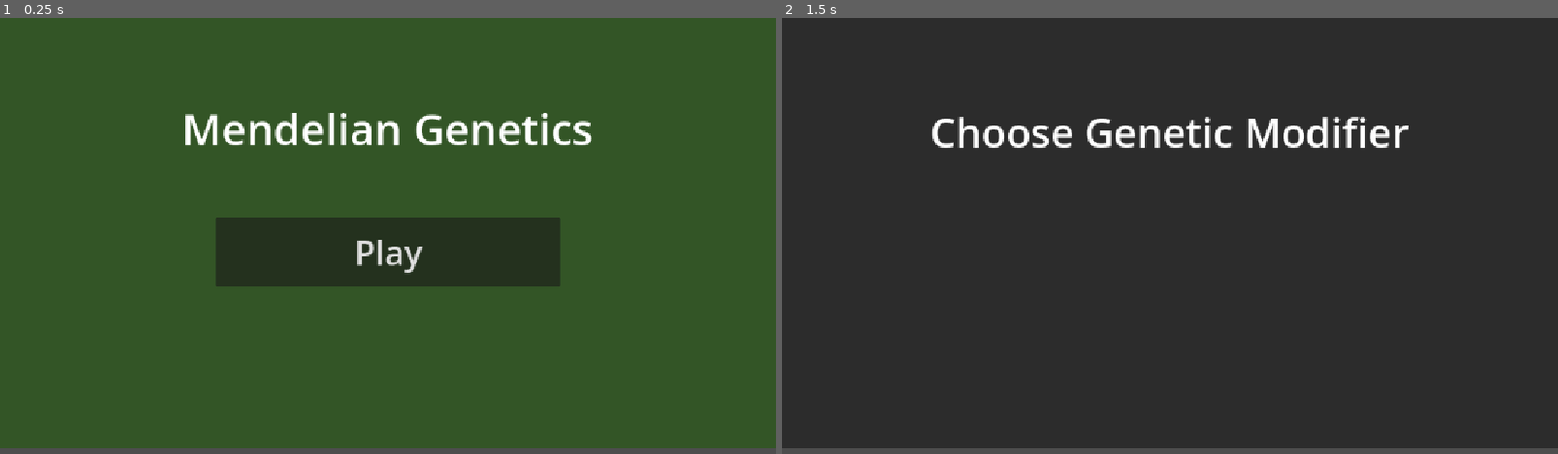
Above: before the commit, frames 1-2 (left to right).
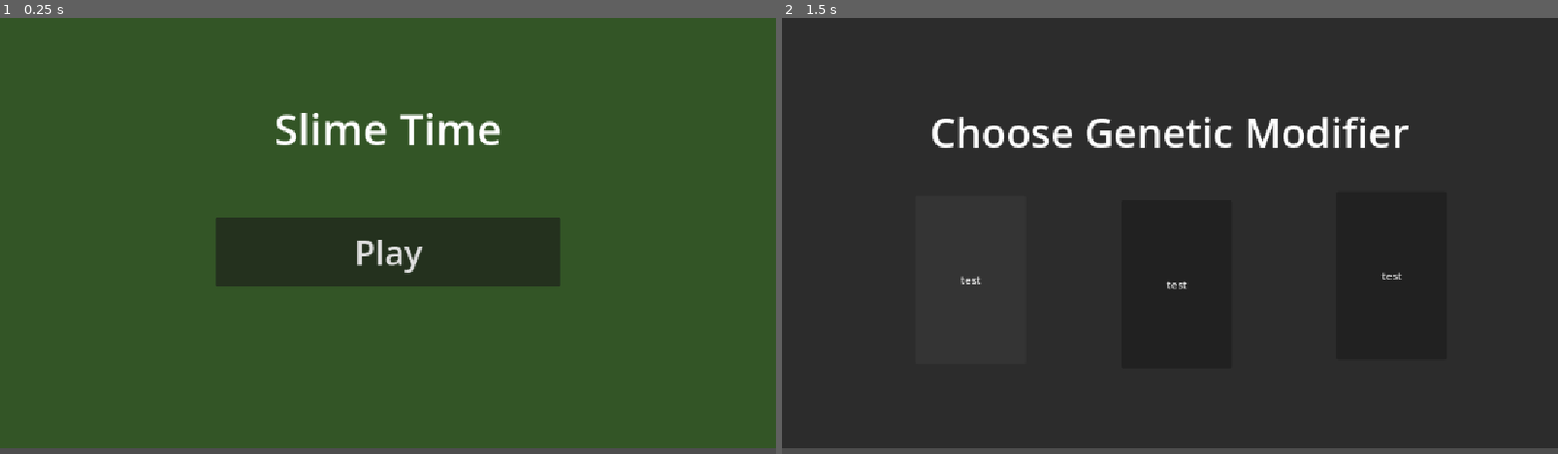
Above: after the commit, the same moments.

Repository: orivio/strides-genetics-sim
Game: Godot game, scene res://scenes/title/title.tscn
The game is run twice, just before and just after one commit, with the same random seed, the same clock (stepped at 60 frames per second) and the same inputs. Before the commit the project starts from res://scenes/title.tscn.
Inputs (mouse positions are in pixels of both pictures, inside the frame that each line leads up to):
- Up to frame 1 (0.25 s): no input
- Up to frame 2 (1.5 s): click "Play" at 0.5 s; click (968, 279) at 1.25 s, where only the run after the commit has a clickable "test"

The runs differ from the first frame. In frame 1, 2.0% of the frame differs, in the area x 23-77%, y 21-30%; in frame 2, less than 0.1%.

Commit message:
there is some basic selectin now

Diff:
--- a/modifiers/creature.gd
+++ b/modifiers/creature.gd
@@ -1,11 +1,10 @@
 extends Node
 
+class_name Creature
 
-# Called when the node enters the scene tree for the first time.
-func _ready() -> void:
-	pass # Replace with function body.
+var gene: Genome
+var generation: int
 
-
-# Called every frame. 'delta' is the elapsed time since the previous frame.
-func _process(delta: float) -> void:
-	pass
+func _init(genome: Genome, gen: int):
+	gene = genome
+	generation = gen
--- a/modifiers/genome.gd
+++ b/modifiers/genome.gd
@@ -2,4 +2,11 @@
 
 class_name Genome
 
-var speed = randf_range(10, 30)
+var speed: int
+var color: String
+var size: int
+
+func _init(spd: int = 0, clr: String = "", s: int = 0):
+	speed = spd
+	color = clr
+	size = s
--- a/scenes/selector.tscn
+++ /dev/null
@@ -1,18 +0,0 @@
-[gd_scene format=3 uid="uid://b8alhu20038x5"]
-
-[node name="Simulation" type="Node2D" unique_id=970806331]
-
-[node name="ColorRect" type="ColorRect" parent="." unique_id=711396982]
-offset_right = 1152.0
-offset_bottom = 640.0
-color = Color(0.1728327, 0.17283267, 0.17283267, 1)
-
-[node name="Label" type="Label" parent="." unique_id=1211136962]
-offset_left = 220.0
-offset_top = 128.0
-offset_right = 931.0
-offset_bottom = 211.0
-theme_override_font_sizes/font_size = 60
-text = "Choose Genetic Modifier"
-horizontal_alignment = 1
-vertical_alignment = 1
--- /dev/null
+++ b/scenes/selector/selector.gd
@@ -0,0 +1,18 @@
+extends Node2D
+
+var genome = Genome.new(0, "", 0)
+var creature1: Creature
+var creature2: Creature
+var creature3: Creature
+
+func _on_button1_pressed() -> void:
+	genome = Genome.new(20, "Black", 20)
+
+func _on_button_2_pressed() -> void:
+	genome = Genome.new(20, "White", 20)
+
+func _on_button_3_pressed() -> void:
+	genome = Genome.new(20, "Orange", 20)
+
+func _process(delta: float) -> void:
+	print(genome.color)
--- /dev/null
+++ b/scenes/selector/selector.tscn
@@ -0,0 +1,46 @@
+[gd_scene format=3 uid="uid://b8alhu20038x5"]
+
+[ext_resource type="Script" uid="uid://cm8blj2jxfthv" path="res://scenes/selector/selector.gd" id="1_wvknu"]
+
+[node name="Simulation" type="Node2D" unique_id=970806331]
+script = ExtResource("1_wvknu")
+
+[node name="ColorRect" type="ColorRect" parent="." unique_id=711396982]
+offset_right = 1152.0
+offset_bottom = 640.0
+color = Color(0.1728327, 0.17283267, 0.17283267, 1)
+
+[node name="Label" type="Label" parent="." unique_id=1211136962]
+offset_left = 220.0
+offset_top = 128.0
+offset_right = 931.0
+offset_bottom = 211.0
+theme_override_font_sizes/font_size = 60
+text = "Choose Genetic Modifier"
+horizontal_alignment = 1
+vertical_alignment = 1
+
+[node name="Button" type="Button" parent="." unique_id=467386338]
+offset_left = 198.0
+offset_top = 264.0
+offset_right = 362.0
+offset_bottom = 514.0
+text = "test"
+
+[node name="Button2" type="Button" parent="." unique_id=1761771825]
+offset_left = 504.0
+offset_top = 271.0
+offset_right = 668.0
+offset_bottom = 521.0
+text = "test"
+
+[node name="Button3" type="Button" parent="." unique_id=230241876]
+offset_left = 823.0
+offset_top = 258.0
+offset_right = 987.0
+offset_bottom = 508.0
+text = "test"
+
+[connection signal="pressed" from="Button" to="." method="_on_button1_pressed"]
+[connection signal="pressed" from="Button2" to="." method="_on_button_2_pressed"]
+[connection signal="pressed" from="Button3" to="." method="_on_button_3_pressed"]
--- a/scenes/title.gd
+++ b/scenes/title/title.gd
@@ -12,4 +12,4 @@
 
 
 func _on_button_pressed() -> void:
-	get_tree().change_scene_to_file("res://scenes/selector.tscn")
+	get_tree().change_scene_to_file("res://scenes/selector/selector.tscn")
--- a/scenes/title.tscn
+++ b/scenes/title/title.tscn
@@ -1,9 +1,9 @@
 [gd_scene format=3 uid="uid://c4tddq8g00gr5"]
 
-[ext_resource type="Script" uid="uid://cfc18eld8lc42" path="res://scenes/title.gd" id="1_4ignj"]
+[ext_resource type="Script" uid="uid://cfc18eld8lc42" path="res://scenes/title/title.gd" id="1_5vtrw"]
 
 [node name="Title" type="Node2D" unique_id=636298839]
-script = ExtResource("1_4ignj")
+script = ExtResource("1_5vtrw")
 
 [node name="ColorRect" type="ColorRect" parent="." unique_id=531168322]
 offset_right = 1152.0
@@ -16,7 +16,7 @@
 offset_right = 997.0
 offset_bottom = 208.0
 theme_override_font_sizes/font_size = 64
-text = "Mendelian Genetics"
+text = "Slime Time"
 horizontal_alignment = 1
 vertical_alignment = 1
 
Not shown, added: scenes/selector/selector.gd.uid
Renamed: scenes/title.gd.uid -> scenes/title/title.gd.uid
